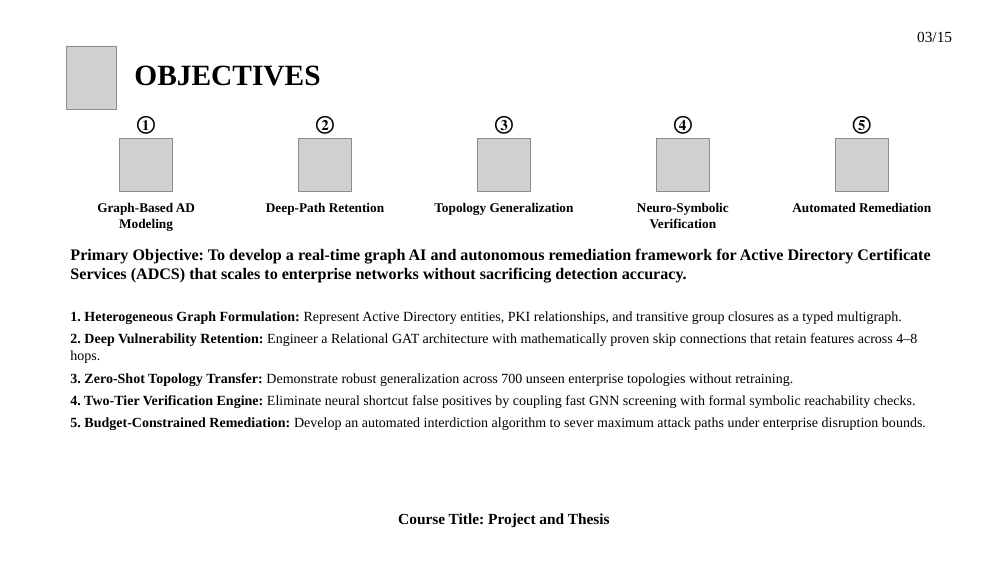
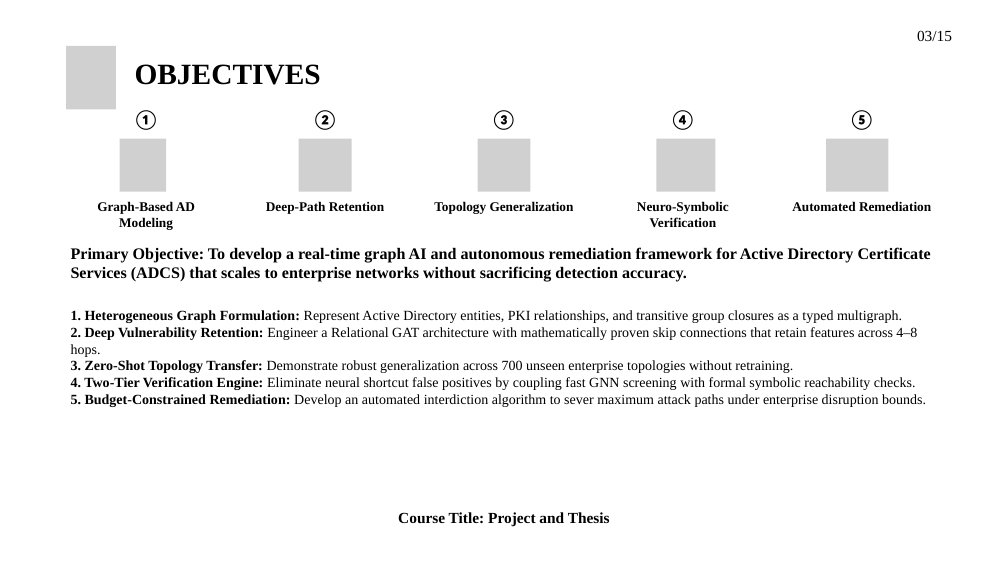
Before and after one commit to hasanshahriar32/GOAD, a slide deck: slide 3 of thesis_paper/certgraph_thesis_defense.pptx. Drawn at 1008x567 pixels with LibreOffice and Linux fonts; fonts in the diff are those of the drawing; grey boxes stand for pictures; background and template pictures are left out. Boxes give left, top, right and bottom in pixels: in the first picture for what was removed or moved away, otherwise in the second. Text is boxed around its words. In the diff, an @@ line names an element or a change of style, - is before the commit and + after.

Commit message:
feat: add slide diagram generation scripts and update presentation figures and layouts

```diff
--- a/thesis_paper/certgraph_thesis_defense.pptx
+++ b/thesis_paper/certgraph_thesis_defense.pptx
@@ text "03/15" at (917, 30, 952, 41): line spacing 1 to 26.4pt @@
@@ text "OBJECTIVES" at (135, 64, 321, 85): line spacing 1 to 50.4pt @@
@@ font Times New Roman to Calibri; line spacing 1 to 33.6pt in 5 elements at (849, 110, 875, 130), (133, 110, 159, 130), (312, 110, 338, 130), (491, 110, 517, 130), (670, 110, 696, 130) @@
@@ picture: place and size @@
-picture at (120, 139, 173, 192)
+picture at (120, 139, 166, 192)
@@ outline redrawn in 3 elements at (66, 46, 116, 109), (298, 139, 351, 192), (477, 139, 530, 192) @@
@@ picture: place and size @@
-picture at (657, 139, 710, 192)
+picture at (657, 139, 716, 192)
@@ picture: place and size @@
-picture at (835, 139, 888, 192)
+picture at (826, 139, 888, 192)
@@ text "Primary Objective: To develop a ..." at (71, 247, 931, 282): line spacing 1 to 27.6pt @@
@@ text "1. Heterogeneous Graph Formulation: Represent ..." at (71, 310, 926, 407): line spacing 1 to 24pt; less space between paragraphs @@
```
Also in this commit, not shown: 12 other slides changed, 3 slides added, 1 slide removed, 15 other files.
